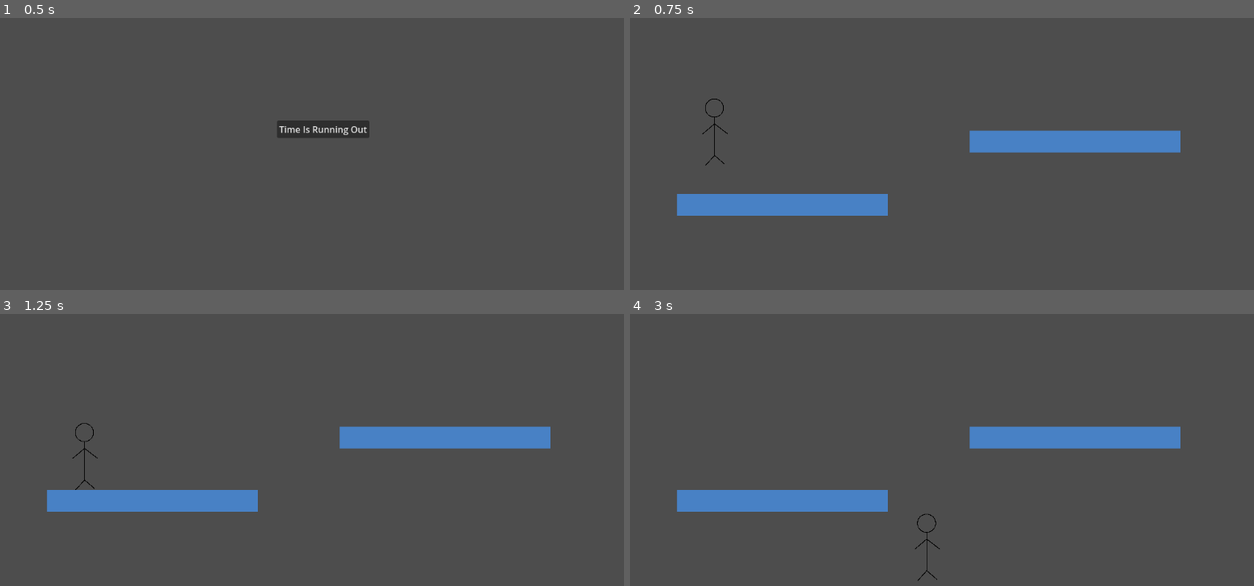
Above: before the commit, frames 1-4 (two rows, left to right).
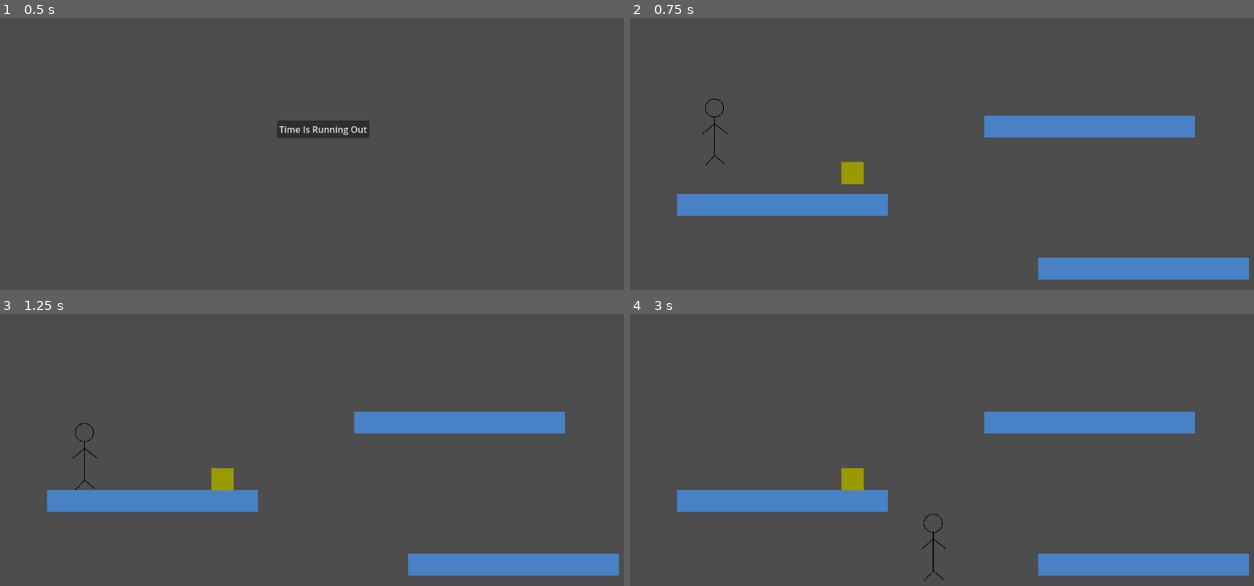
Above: after the commit, the same moments.

Repository: JuvenalSantiso/GameJam_TIRO
Game: Godot game, scene res://ui/main_menu.tscn
Two runs of this game, one before a commit and one after it. Both use one fixed random seed, a clock stepped at 60 frames per second and the inputs below.
Inputs:
- Up to frame 1 (0.5 s): no input
- Up to frame 2 (0.75 s): click "Time Is Running Out" at 0.5 s
- Up to frame 3 (1.25 s): no input
- Up to frame 4 (3 s): tap Enter at 1.25 s; hold D (right) 1.28-2.78 s; tap Space (jump) at 1.52, 2.27 s; hold A (left) from 2.78 s (still down)

Frame 1 is identical in both runs. In frame 2, 6.9% of the frame differs, in the area x 33-100%, y 35-97%; in frame 3, 6.9%; in frame 4, 7.1%, in the area x 33-100%, y 35-99%.

Commit message:
Create box and setting action area in the player

Diff:
--- /dev/null
+++ b/items/box.gd
@@ -0,0 +1 @@
+extends RigidBody2D
--- /dev/null
+++ b/items/box.tscn
@@ -0,0 +1,29 @@
+[gd_scene load_steps=3 format=3 uid="uid://dhn20444pg50o"]
+
+[ext_resource type="Script" path="res://items/box.gd" id="1_bagee"]
+
+[sub_resource type="RectangleShape2D" id="RectangleShape2D_5838n"]
+size = Vector2(40, 40)
+
+[node name="Box" type="RigidBody2D" groups=["Boxes"]]
+collision_layer = 4
+collision_mask = 3
+script = ExtResource("1_bagee")
+
+[node name="ColorRect" type="ColorRect" parent="."]
+anchors_preset = 8
+anchor_left = 0.5
+anchor_top = 0.5
+anchor_right = 0.5
+anchor_bottom = 0.5
+offset_left = -20.0
+offset_top = -20.0
+offset_right = 20.0
+offset_bottom = 20.0
+grow_horizontal = 2
+grow_vertical = 2
+size_flags_horizontal = 4
+color = Color(0.600101, 0.598654, 0, 1)
+
+[node name="CollisionShape2D" type="CollisionShape2D" parent="."]
+shape = SubResource("RectangleShape2D_5838n")
--- a/levels/level_0.tscn
+++ b/levels/level_0.tscn
@@ -1,6 +1,7 @@
-[gd_scene load_steps=3 format=3 uid="uid://cjhthc8hewvth"]
+[gd_scene load_steps=4 format=3 uid="uid://cjhthc8hewvth"]
 
 [ext_resource type="Script" path="res://levels/scripts/level_0.gd" id="1_0100v"]
+[ext_resource type="PackedScene" uid="uid://dhn20444pg50o" path="res://items/box.tscn" id="2_elrd8"]
 
 [sub_resource type="RectangleShape2D" id="RectangleShape2D_ujqcn"]
 size = Vector2(374.5, 37)
@@ -9,7 +10,7 @@
 script = ExtResource("1_0100v")
 
 [node name="StaticBody2D2" type="StaticBody2D" parent="."]
-position = Vector2(606, 327)
+position = Vector2(632, 300)
 collision_layer = 2
 
 [node name="ColorRect2" type="ColorRect" parent="StaticBody2D2"]
@@ -18,6 +19,19 @@
 color = Color(0.282353, 0.505882, 0.772549, 1)
 
 [node name="CollisionShape2D" type="CollisionShape2D" parent="StaticBody2D2"]
+position = Vector2(187.75, 19.5)
+shape = SubResource("RectangleShape2D_ujqcn")
+
+[node name="StaticBody2D3" type="StaticBody2D" parent="."]
+position = Vector2(728, 554)
+collision_layer = 2
+
+[node name="ColorRect" type="ColorRect" parent="StaticBody2D3"]
+offset_right = 376.0
+offset_bottom = 39.0
+color = Color(0.282353, 0.505882, 0.772549, 1)
+
+[node name="CollisionShape2D" type="CollisionShape2D" parent="StaticBody2D3"]
 position = Vector2(187.75, 19.5)
 shape = SubResource("RectangleShape2D_ujqcn")
 
@@ -36,3 +50,6 @@
 
 [node name="Spawn" type="Marker2D" parent="."]
 position = Vector2(151, 317)
+
+[node name="Box" parent="." instance=ExtResource("2_elrd8")]
+position = Vector2(397, 391)
--- a/player/player.tscn
+++ b/player/player.tscn
@@ -8,8 +8,11 @@
 radius = 17.0
 height = 122.0
 
+[sub_resource type="RectangleShape2D" id="RectangleShape2D_td0r5"]
+size = Vector2(62.75, 55)
+
 [node name="Player" type="CharacterBody2D"]
-collision_mask = 2
+collision_mask = 6
 script = ExtResource("1_o0jok")
 
 [node name="CollisionShape2D" type="CollisionShape2D" parent="."]
@@ -28,4 +31,10 @@
 [node name="Actions" type="Node" parent="."]
 script = ExtResource("3_58v1o")
 
+[node name="ActionArea" type="Area2D" parent="."]
+
+[node name="CollisionShape2D" type="CollisionShape2D" parent="ActionArea"]
+position = Vector2(33, 27)
+shape = SubResource("RectangleShape2D_td0r5")
+
 [connection signal="timeout" from="DeathTimer" to="." method="_on_death_timer_timeout"]
--- a/player/scripts/player.gd
+++ b/player/scripts/player.gd
@@ -4,16 +4,22 @@
 
 @onready var death_timer: Timer = $DeathTimer
 @onready var buffer_actions: Actions = $Actions
+@onready var action_area: CollisionShape2D = $ActionArea/CollisionShape2D
 
 const SPEED = 300.0
 const JUMP_VELOCITY = -600.0
-
-var is_death = false
 
 # Get the gravity from the project settings to be synced with RigidBody nodes.
 var gravity = ProjectSettings.get_setting("physics/2d/default_gravity")
 
 var initial_position: Vector2
+var is_death = false
+
+func vision_direction(direction):
+	if direction < 0:
+		action_area.position.x = -abs(action_area.position.x)
+	elif direction > 0:
+		action_area.position.x = abs(action_area.position.x)
 
 func reset_player():
 	position = initial_position
@@ -51,6 +57,8 @@
 	else:
 		velocity.x = move_toward(velocity.x, 0, SPEED)
 
+	vision_direction(direction)
+
 func read_from_buffer(delta) -> void:
 	var actionframe = buffer_actions.pop_buffer_action()
 	velocity.y += gravity * delta
@@ -62,6 +70,7 @@
 			velocity.x = direction * SPEED
 		else:
 			velocity.x = move_toward(velocity.x, 0, SPEED)
+		vision_direction(direction)
 
 func _on_death_timer_timeout():
 	if not is_death:
--- a/project.godot
+++ b/project.godot
@@ -41,3 +41,4 @@
 
 2d_physics/layer_1="player"
 2d_physics/layer_2="walls"
+2d_physics/layer_3="items"
Not shown: 1 places in player/player.tscn that only renumber resources
